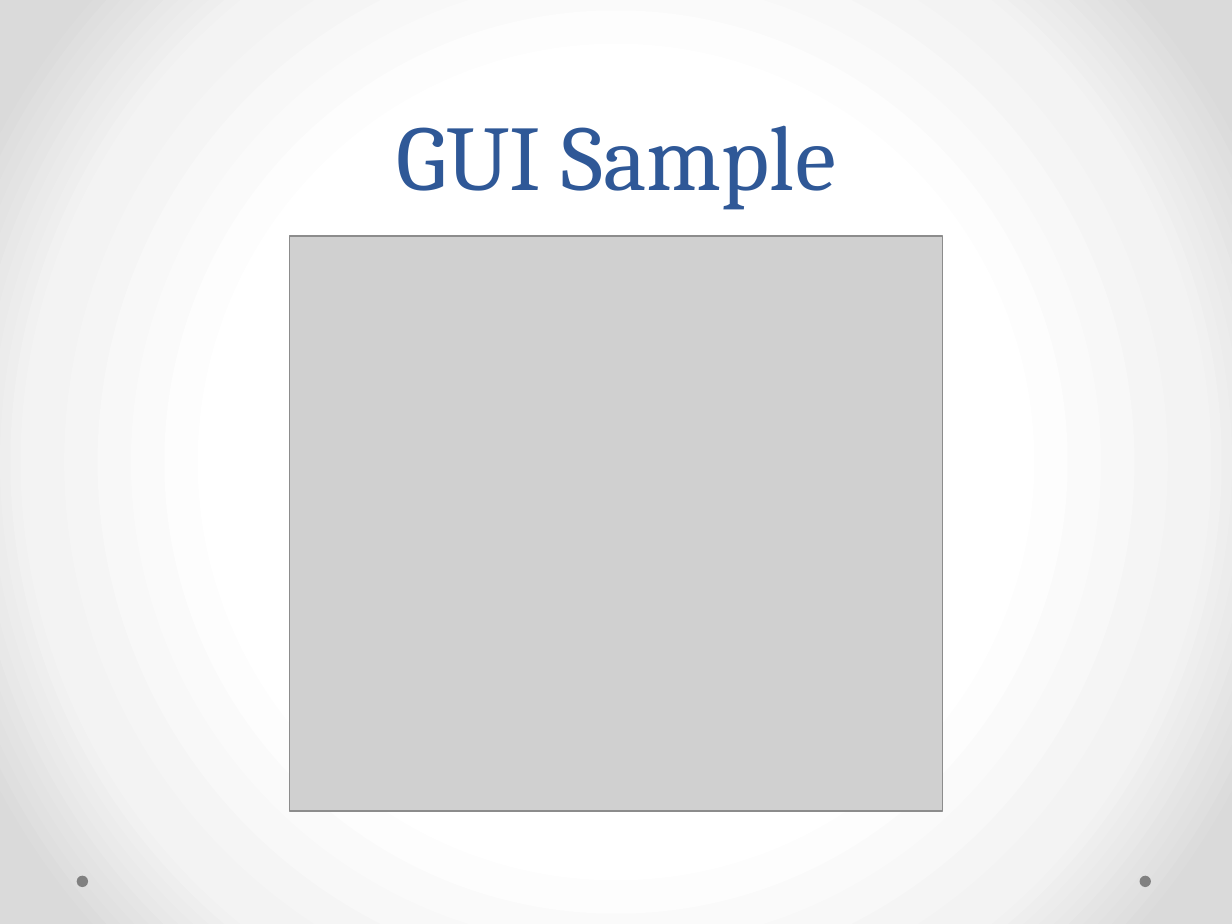
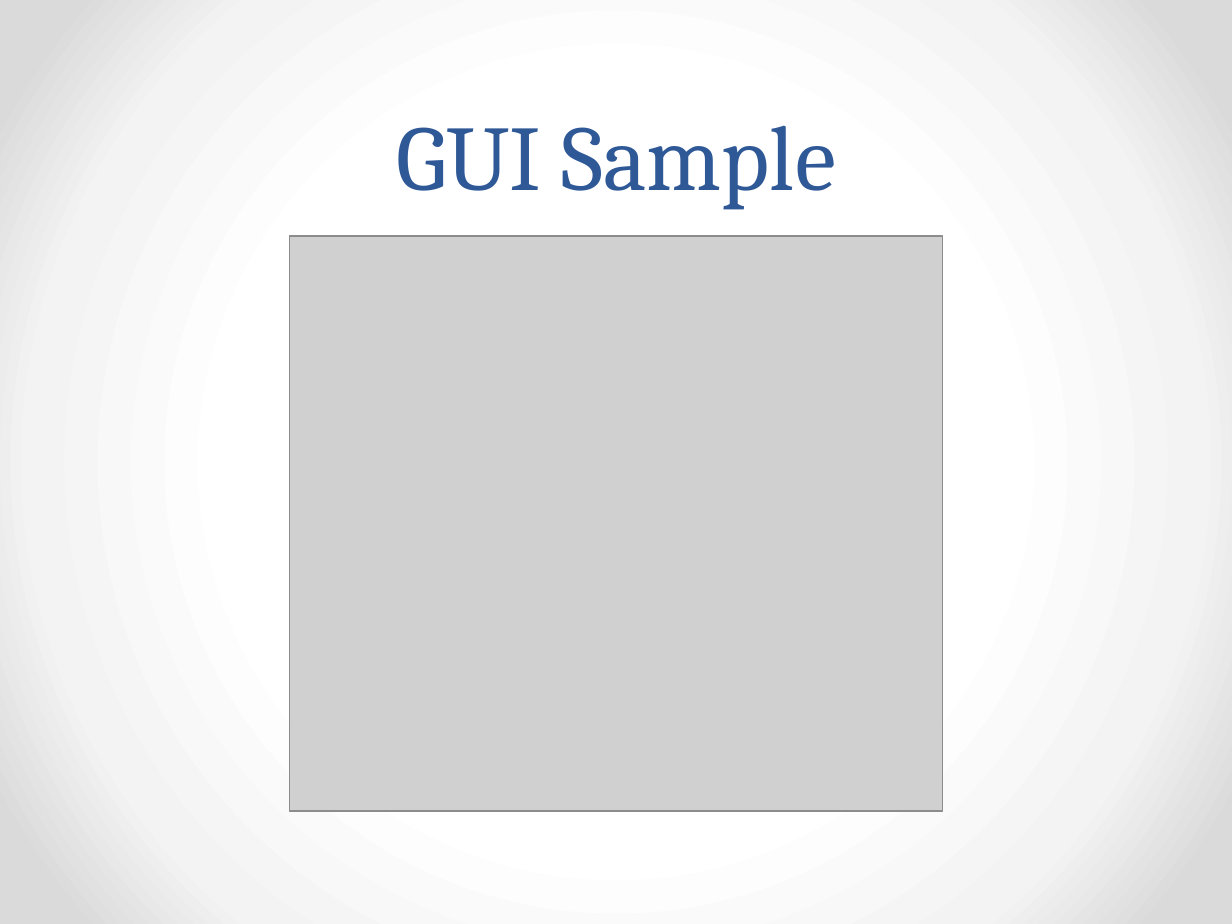
Before and after one commit to AudioExtractors/LanguageDetection, a slide deck: slide 22 of Docs/Presentation.pptx. Drawn at 1232x924 pixels with LibreOffice and Linux fonts; fonts in the diff are those of the drawing; grey boxes stand for pictures. Boxes give left, top, right and bottom in pixels: in the first picture for what was removed or moved away, otherwise in the second. Text is boxed around its words. In the diff, an @@ line names an element or a change of style, - is before the commit and + after.

```diff
--- a/Docs/Presentation.pptx
+++ b/Docs/Presentation.pptx
@@ ellipse removed at (76, 876, 87, 887) @@
@@ ellipse removed at (1140, 876, 1151, 887) @@
```
Also in this commit, not shown: 5 other slides changed.
